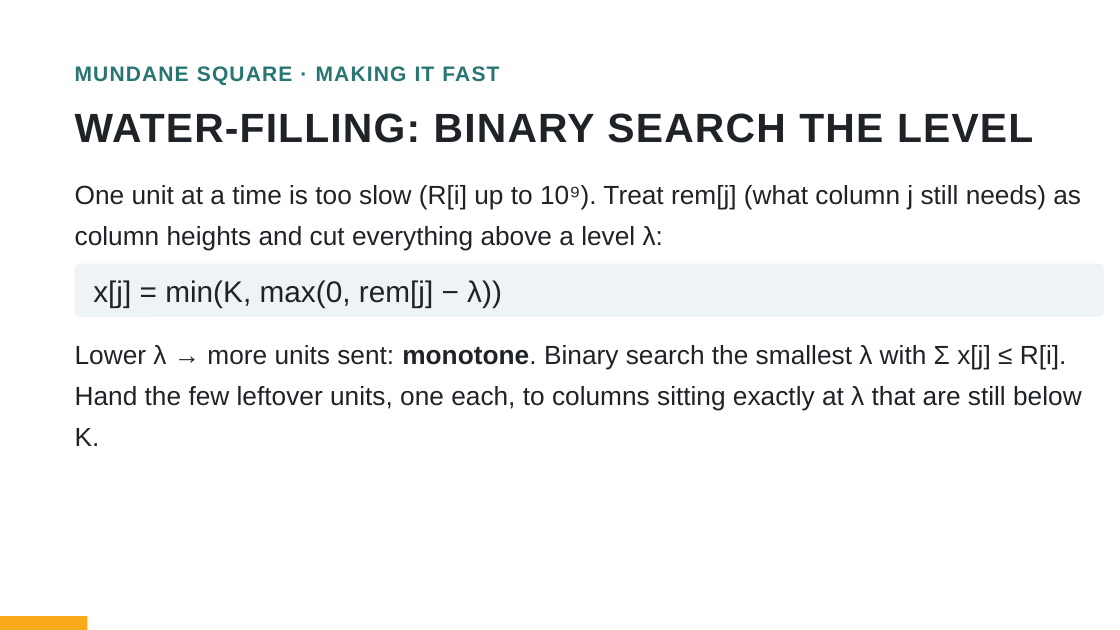
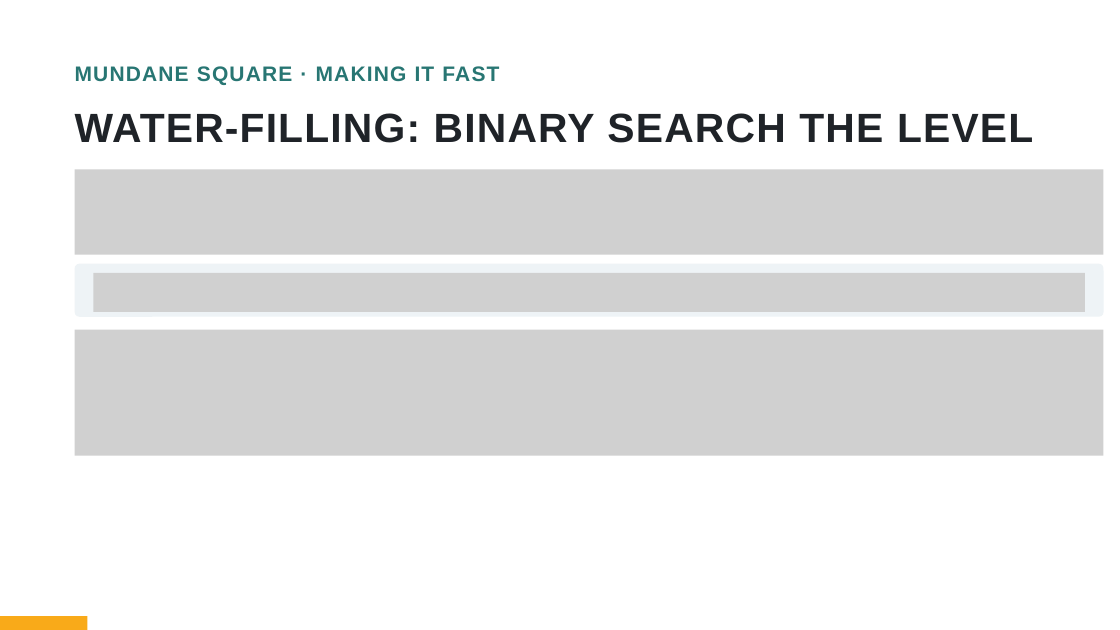
Before and after one commit to bryanbsun/AIO, a slide deck: slide 11 of AIO/P6/AIO High Achievers Camp Session 3 Greedy and the Water Level.pptx. Drawn at 1120x630 pixels with LibreOffice and Linux fonts; fonts in the diff are those of the drawing; grey boxes stand for pictures. Boxes give left, top, right and bottom in pixels: in the first picture for what was removed or moved away, otherwise in the second. Text is boxed around its words. In the diff, an @@ line names an element or a change of style, - is before the commit and + after.

```diff
--- a/AIO/P6/AIO High Achievers Camp Session 3 Greedy and the Water Level.pptx
+++ b/AIO/P6/AIO High Achievers Camp Session 3 Greedy and the Water Level.pptx
@@ picture added at (x1=75, y1=170, x2=1104, y2=255) @@
@@ text removed at (x1=75, y1=185, x2=1081, y2=251) @@
-One unit at a time is too slow (R[i] up to 10⁹). Treat rem[j] (what column j still needs) as column heights and cut everything above a level λ:
@@ text removed at (x1=93, y1=280, x2=502, y2=308) @@
-x[j] = min(K, max(0, rem[j] − λ))
@@ picture added at (x1=93, y1=273, x2=1085, y2=312) @@
@@ picture added at (x1=75, y1=329, x2=1104, y2=455) @@
@@ text removed at (x1=75, y1=345, x2=1082, y2=446) @@
-Lower λ → more units sent: monotone. Binary search the smallest λ with Σ x[j] ≤ R[i]. Hand the few leftover units, one each, to columns sitting exactly at λ that are still below K.
```
Also in this commit, not shown: 34 other slides changed, 3 other files.
